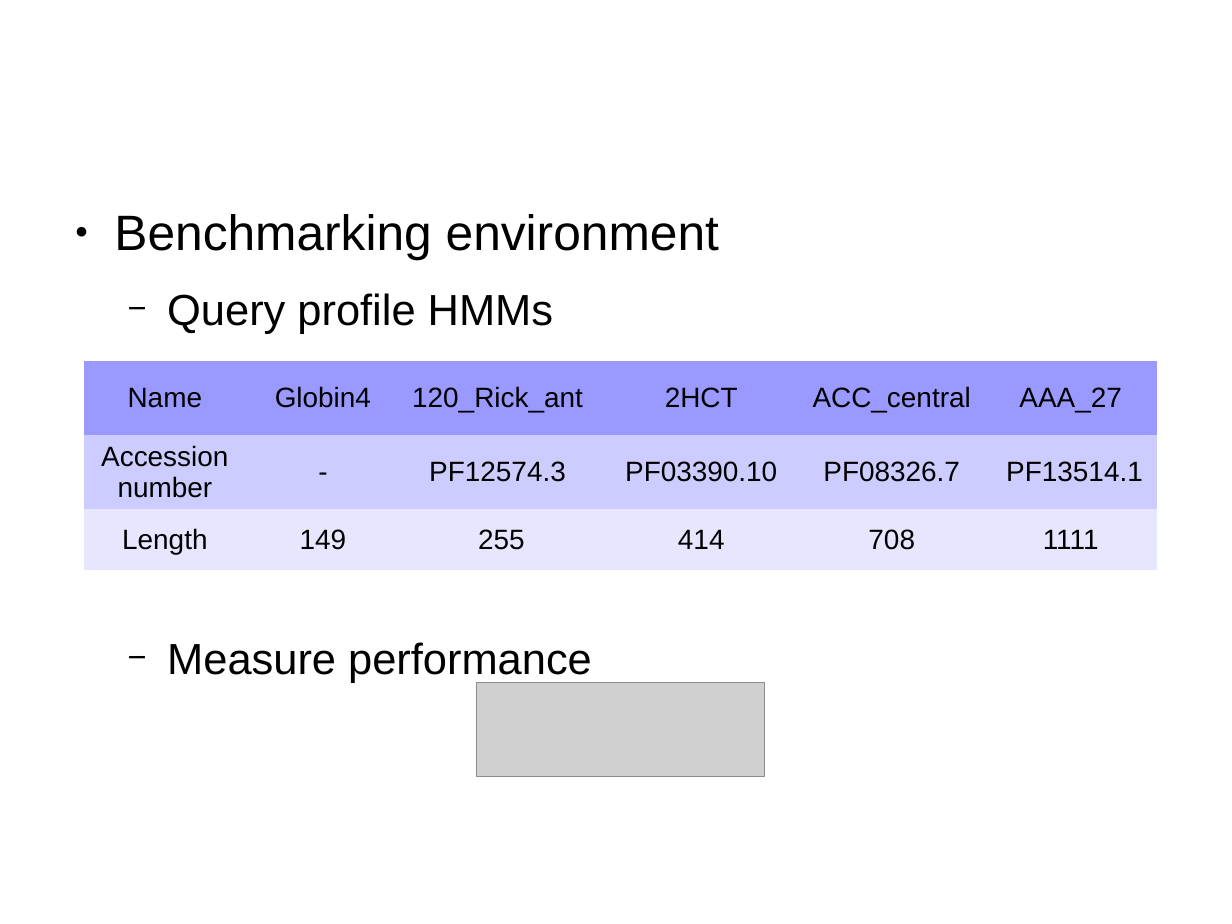
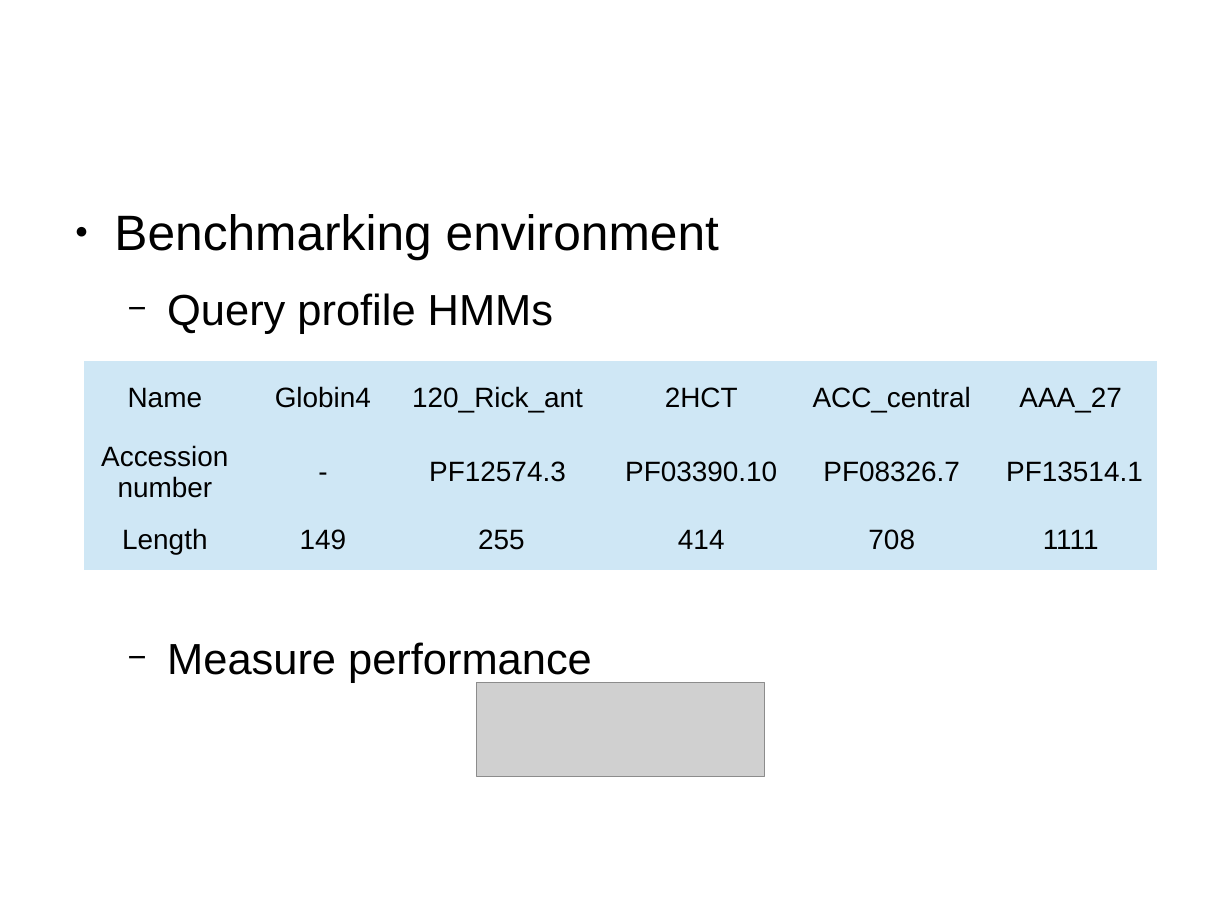
Before and after one commit to forestcheng/cudahmmsearch, a slide deck: slide 24 of thesis/thesisDefense.odp (slide 23 before the commit). Drawn at 1232x924 pixels with LibreOffice and Linux fonts; fonts in the diff are those of the drawing; grey boxes stand for pictures; background and template pictures are left out. Boxes give left, top, right and bottom in pixels: in the first picture for what was removed or moved away, otherwise in the second. Text is boxed around its words. In the diff, an @@ line names an element or a change of style, - is before the commit and + after.

```diff
--- a/thesis/thesisDefense.odp
+++ b/thesis/thesisDefense.odp
@@ table at [84,361,1158,570] @@
@@ fill #9999FF to #CFE7F5 in row 1 @@
@@ fill #CCCCFF to #CFE7F5 in row 2 @@
@@ fill #E6E6FF to #CFE7F5 in row 3 @@
```
Also in this commit, not shown: 1 slide added.
